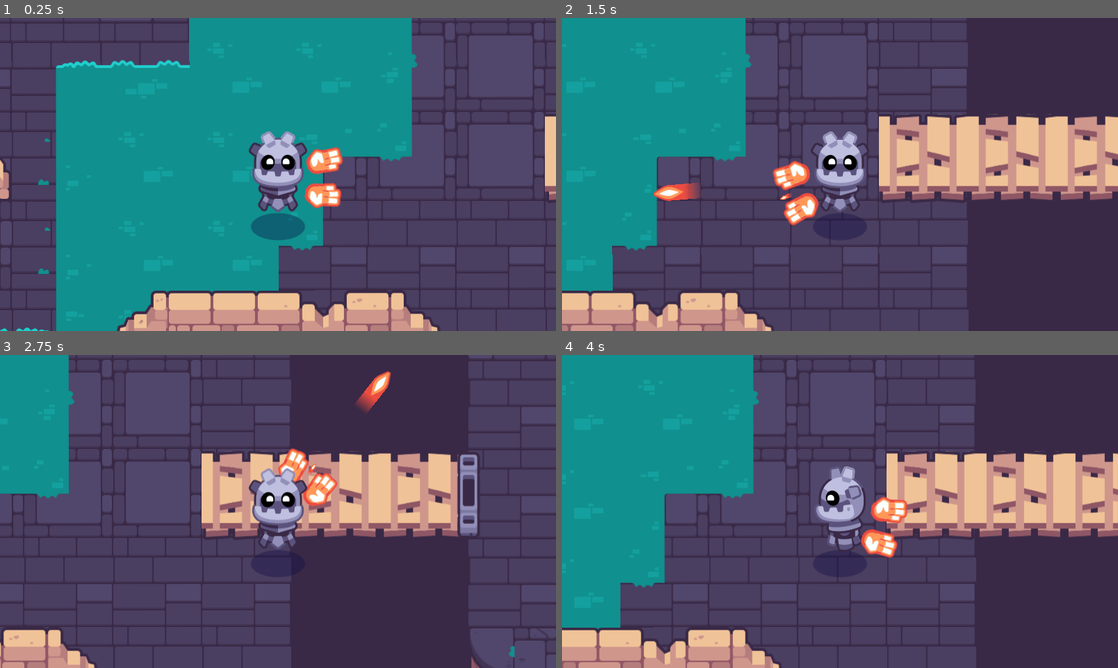
Above: before the commit, frames 1-4 (two rows, left to right).
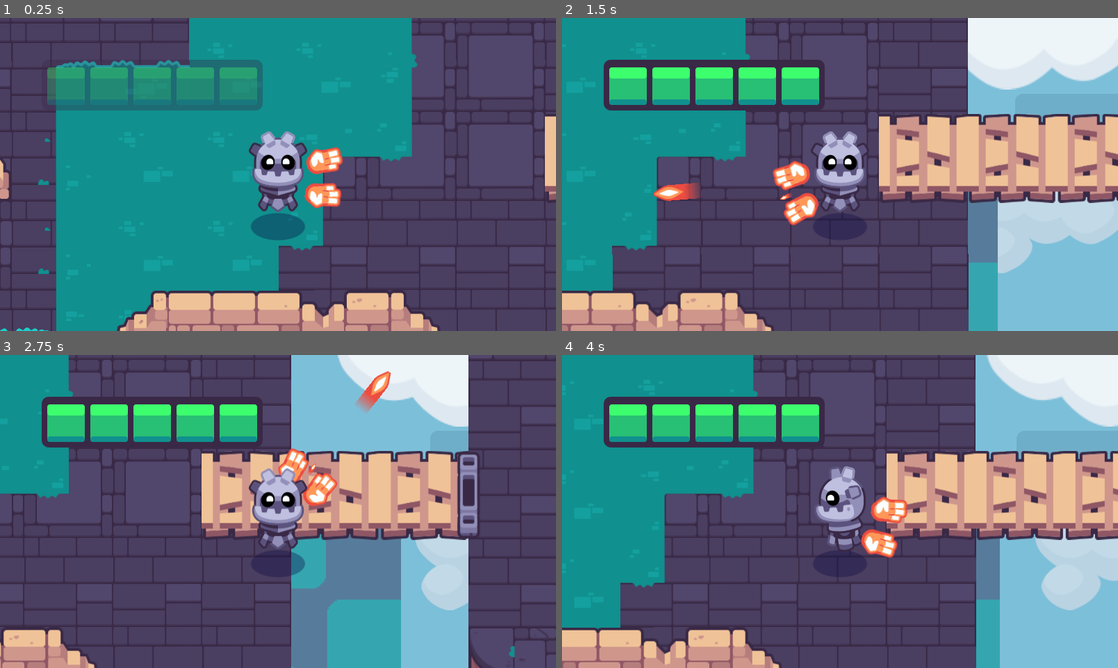
Above: after the commit, the same moments.

Repository: Yujing14/2d-GameDev-Course
Game: Godot game, scene res://start.tscn
Same seed, same stepped clock (60 frames per second), same inputs: the game is played once before the commit and once after it. This scene is started directly instead of the project's main scene. Sound files missing from this copy of the repository are replaced by a short silence.
Inputs (mouse positions are in pixels of both pictures, inside the frame that each line leads up to):
- Up to frame 1 (0.25 s): no input
- Up to frame 2 (1.5 s): tap Enter at 0.5 s; move the mouse to (962, 158) at 0.52 s; hold D (move_right) 0.53-1.25 s; hold Mouse wheel down (cycle_weapon_down) 0.53-1.25 s; click (962, 158) at 0.67 s; drag from (728, 190) to (812, 237) at 1.27 s
- Up to frame 3 (2.75 s): move the mouse to (333, 442) at 2.02 s; press the mouse at (333, 442) at 2.03 s; hold D (move_right) from 2.03 s (still down)
- Up to frame 4 (4 s): release D (move_right) at 2.75 s; release the mouse at (895, 442) at 2.75 s; drag from (812, 574) to (667, 627) at 2.77 s; move the mouse to (1006, 558) at 3.52 s; hold A (move_left) from 3.53 s (still down); hold Mouse wheel up (cycle_weapon_up) from 3.53 s (still down)

The runs differ from the first frame. In frame 1, 5.4% of the frame differs, in the area x 8-48%, y 13-30%; in frame 2, 25%; in frame 3, 29%, in the area x 7-85%, y 0-100%; in frame 4, 24%.

Commit message:
Add health bar

Diff:
--- a/02.getting-to-know-godot/start.tscn
+++ b/02.getting-to-know-godot/start.tscn
@@ -7,6 +7,8 @@
 [ext_resource type="PackedScene" uid="uid://cu2rb5dl4ljte" path="res://tours/102_assemble_your_first_game/05_add_chest_that_spawns_pickups/levels/rooms/room_a.tscn" id="5_a32r1"]
 [ext_resource type="PackedScene" uid="uid://dgayuh42w4v6u" path="res://levels/rooms/room_b.tscn" id="6_1dlr7"]
 [ext_resource type="PackedScene" uid="uid://cq0mmphkbrvmm" path="res://levels/rooms/room_c.tscn" id="7_d7kcs"]
+[ext_resource type="PackedScene" uid="uid://wdey00p3syru" path="res://levels/background/background_blue_sky.tscn" id="8_ethfx"]
+[ext_resource type="PackedScene" uid="uid://cce7r30dfjm4r" path="res://interface/bars/ui_health_bar.tscn" id="9_v3uff"]
 
 [node name="Start" type="Node2D"]
 script = ExtResource("2")
@@ -34,3 +36,13 @@
 
 [node name="RoomC" parent="." instance=ExtResource("7_d7kcs")]
 position = Vector2(512, -2304)
+
+[node name="BackgroundBlueSky" parent="." instance=ExtResource("8_ethfx")]
+
+[node name="CanvasLayer" type="CanvasLayer" parent="."]
+
+[node name="UIHealthBar" parent="CanvasLayer" instance=ExtResource("9_v3uff")]
+offset_left = 60.0
+offset_top = 60.0
+offset_right = 378.0
+offset_bottom = 132.725
Not shown: 1 places in 02.getting-to-know-godot/start.tscn that only renumber resources
Not shown, changed: 02.getting-to-know-godot/godot_tours.log
Not shown, added: 02.getting-to-know-godot/godot_tours.log-M87Kua
